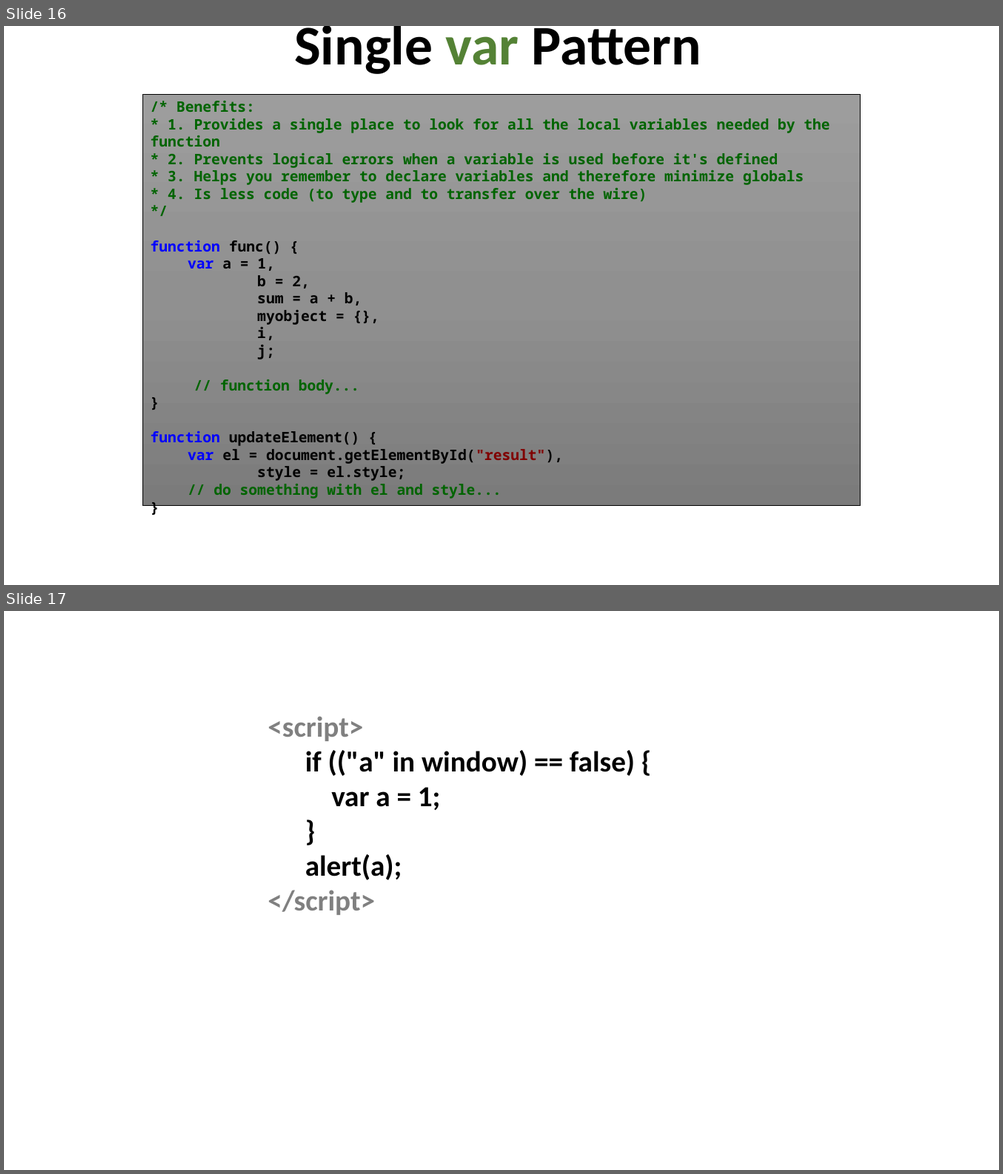
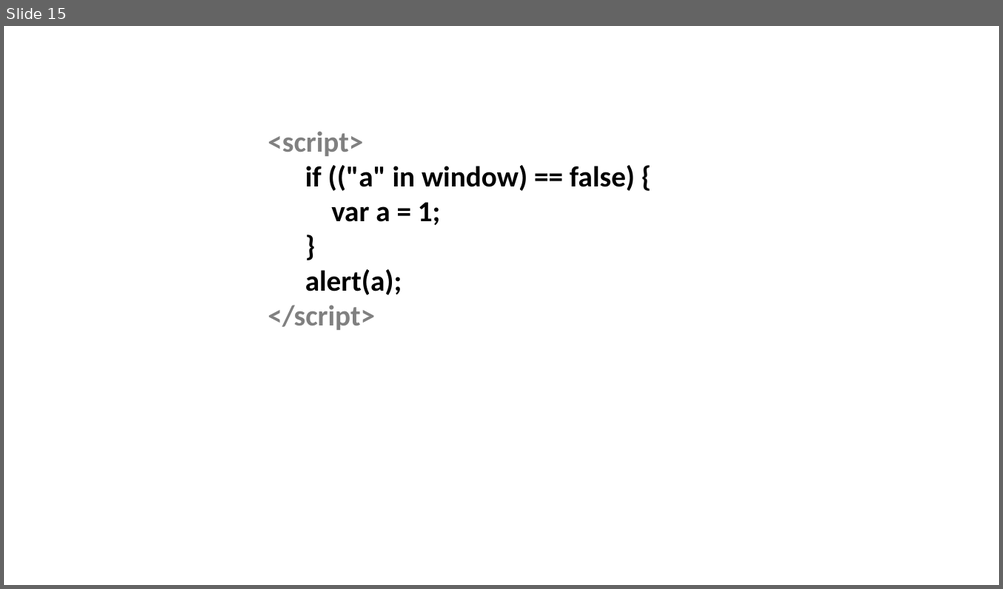
Before and after one commit to dzmitry-varabei/front-end-course, a slide deck: es6/Presentation1.pptx. Shown one above the other, each under a label of ours: slides 16 and 17 before the commit, slide 15 after it. The pictures are 1003x1174 and 1003x589 pixels, drawn with LibreOffice and Linux fonts; fonts in the diff are those of the drawing. Boxes give left, top, right and bottom in pixels: in the first picture for what was removed or moved away, otherwise in the second. Text is boxed around its words. In the diff, an @@ line names an element or a change of style, - is before the commit and + after.

```diff
--- a/es6/Presentation1.pptx
+++ b/es6/Presentation1.pptx
@@ slide 16 removed at (4, 26, 999, 585), background #FFFFFF @@
@@ title removed at (294, 26, 701, 74) @@
-Single var Pattern
@@ rectangle removed at (143, 95, 859, 506) @@
-/* Benefits:
-* 1. Provides a single place to look for all the local variables needed by the function
-* 2. Prevents logical errors when a variable is used before it's defined
-* 3. Helps you remember to declare variables and therefore minimize globals
-* 4. Is less code (to type and to transfer over the wire)
-*/
-function func() {
-  var a = 1,
-  b = 2,
-  sum = a + b,
-  myobject = {},
-  i,
-  j;
-// function body...
-}
-function updateElement() {
-  var el = document.getElementById("result"),
-  style = el.style;
-  // do something with el and style...
-}
@@ what was slide 17 is now slide 15 @@
```
Also in this commit, not shown: 1 other slide removed, 3 other files.
